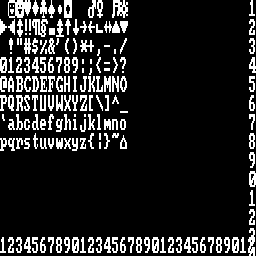
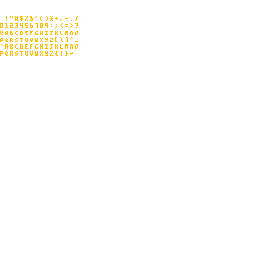
The second (256, 256) image is a revision of the first. Changes to its layers:
hid "1 ..." over box(249, 0, 256, 256)
hid "123456789012345678901234567890..." over box(0, 237, 254, 253)
added layer "pico8" above "cga" over box(0, 16, 78, 56)
renamed "text" to "cga", hid it over box(0, 0, 128, 151)
hid "Background", painted on it over box(0, 0, 256, 256)
